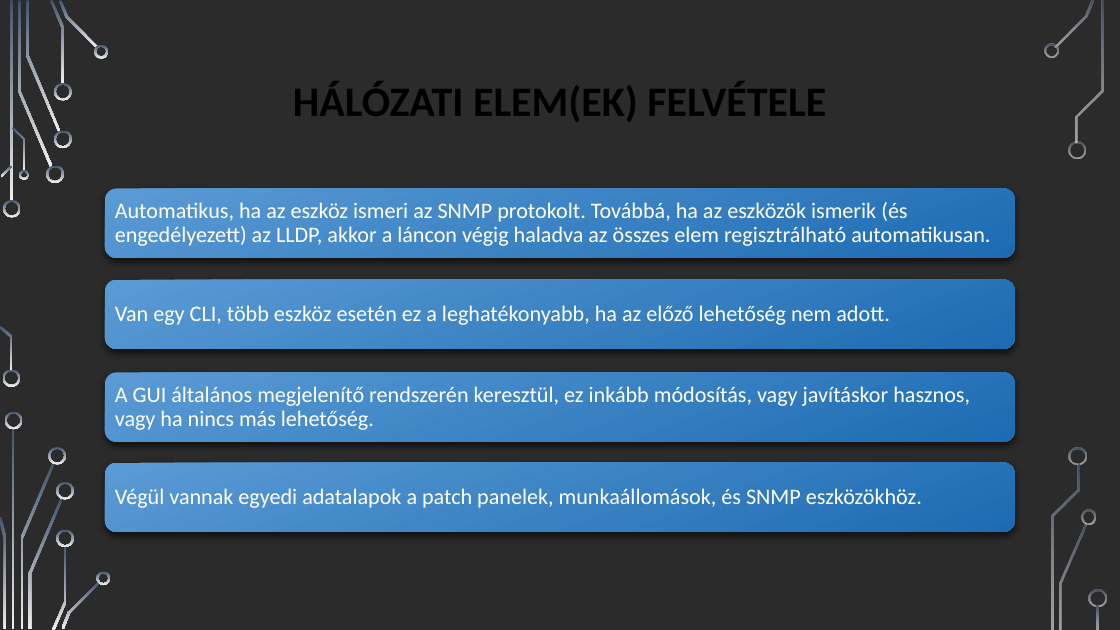
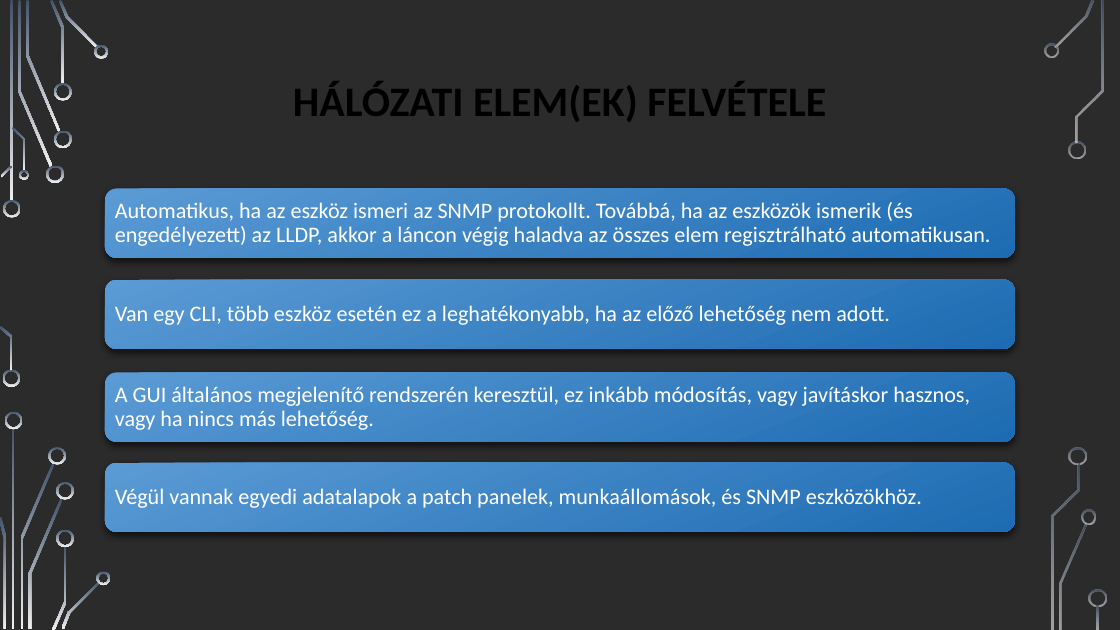
Before and after one commit to csikfer/lanview2, a slide deck: slide 11 of lanview.pptx. Drawn at 1120x630 pixels with LibreOffice and Linux fonts; fonts in the diff are those of the drawing; background and template pictures are left out; a plain dark background stands for a picture behind light text. Boxes give left, top, right and bottom in pixels: in the first picture for what was removed or moved away, otherwise in the second. Text is boxed around its words. In the diff, an @@ line names an element or a change of style, - is before the commit and + after.

```diff
--- a/lanview.pptx
+++ b/lanview.pptx
@@ text at [115,202,990,246]: text changed @@
-Automatikus, ha az eszköz ismeri az SNMP protokolt. Továbbá, ha az eszközök ismerik (és engedélyezett) az LLDP, akkor a láncon végig haladva az összes elem regisztrálható automatikusan.
+Automatikus, ha az eszköz ismeri az SNMP protokollt. Továbbá, ha az eszközök ismerik (és engedélyezett) az LLDP, akkor a láncon végig haladva az összes elem regisztrálható automatikusan.
```
Also in this commit, not shown: 2 other slides changed.
